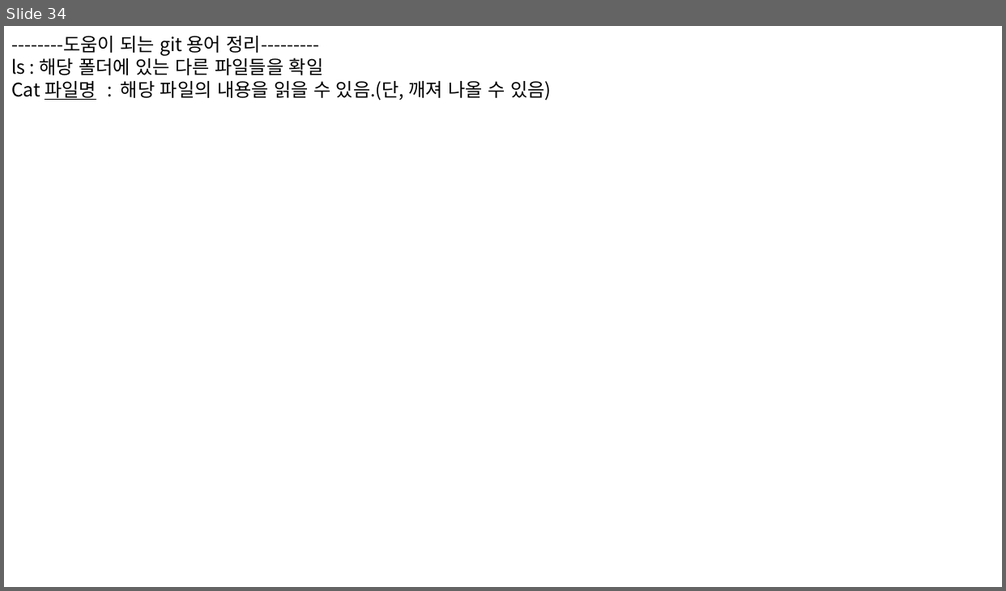
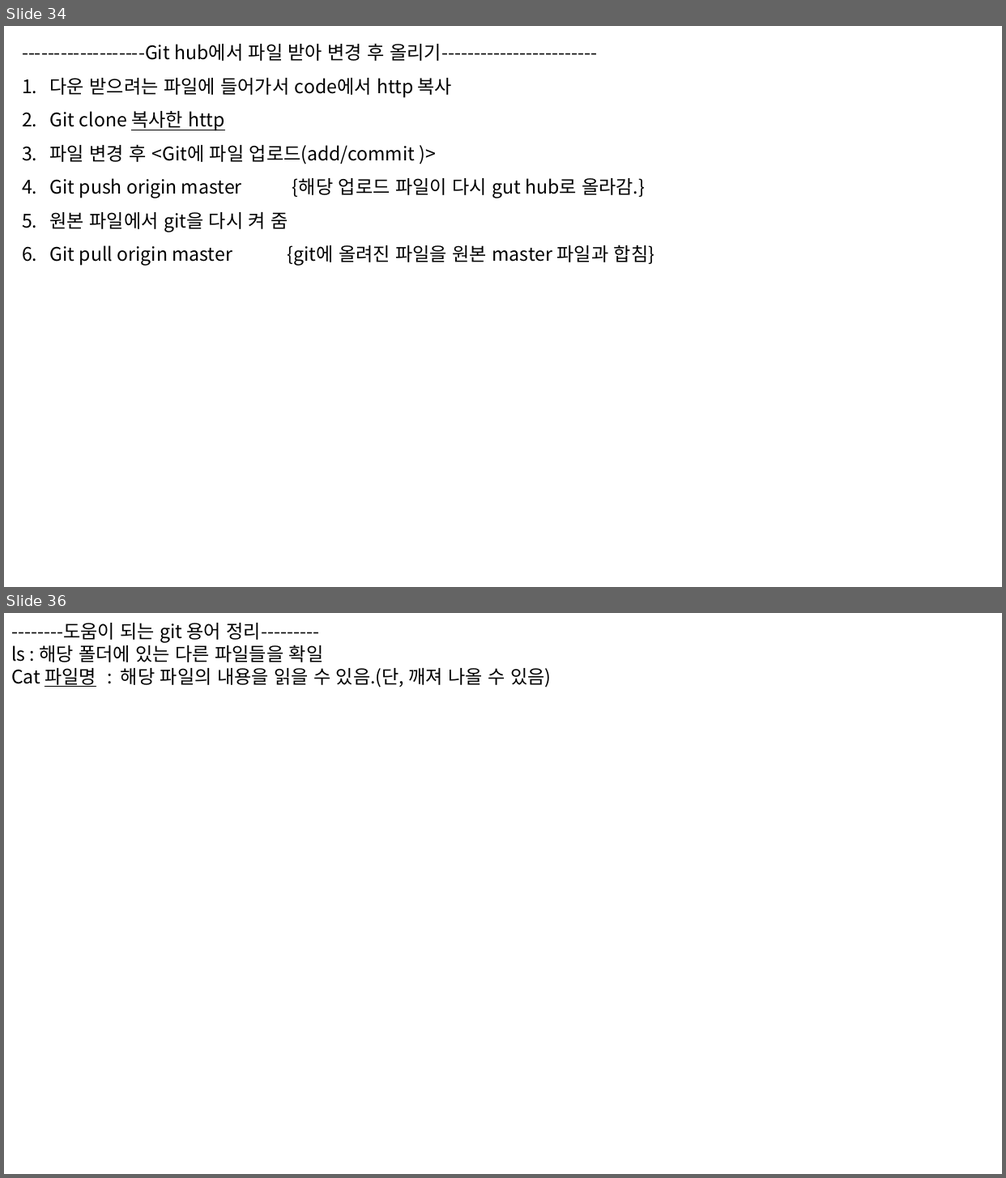
Before and after one commit to yunju94/know, a slide deck: know.pptx. Shown one above the other, each under a label of ours: slide 34 before the commit, slides 34 and 36 after it; the slides between them are not shown. The pictures are 1006x591 and 1006x1178 pixels, drawn with LibreOffice and Linux fonts; fonts in the diff are those of the drawing. Boxes give left, top, right and bottom in pixels: in the first picture for what was removed or moved away, otherwise in the second. Text is boxed around its words. In the diff, an @@ line names an element or a change of style, - is before the commit and + after.

```diff
--- a/know.pptx
+++ b/know.pptx
@@ slide 34 added at <box>4,26,1002,587</box>, background #FFFFFF @@
@@ text added at <box>22,43,654,266</box>, 18 pt, text #000000 @@
+-------------------Git hub에서 파일 받아 변경 후 올리기------------------------
+1. 다운 받으려는 파일에 들어가서 code에서 http 복사
+2. Git clone 복사한 http
+3. 파일 변경 후 <Git에 파일 업로드(add/commit )>
+4. Git push origin master {해당 업로드 파일이 다시 gut hub로 올라감.}
+5. 원본 파일에서 git을 다시 켜 줌
+6. Git pull origin master {git에 올려진 파일을 원본 master 파일과 합침}
@@ what was slide 34 is now slide 36 @@
```
Also in this commit, not shown: 2 slides changed, 1 other slide added.
